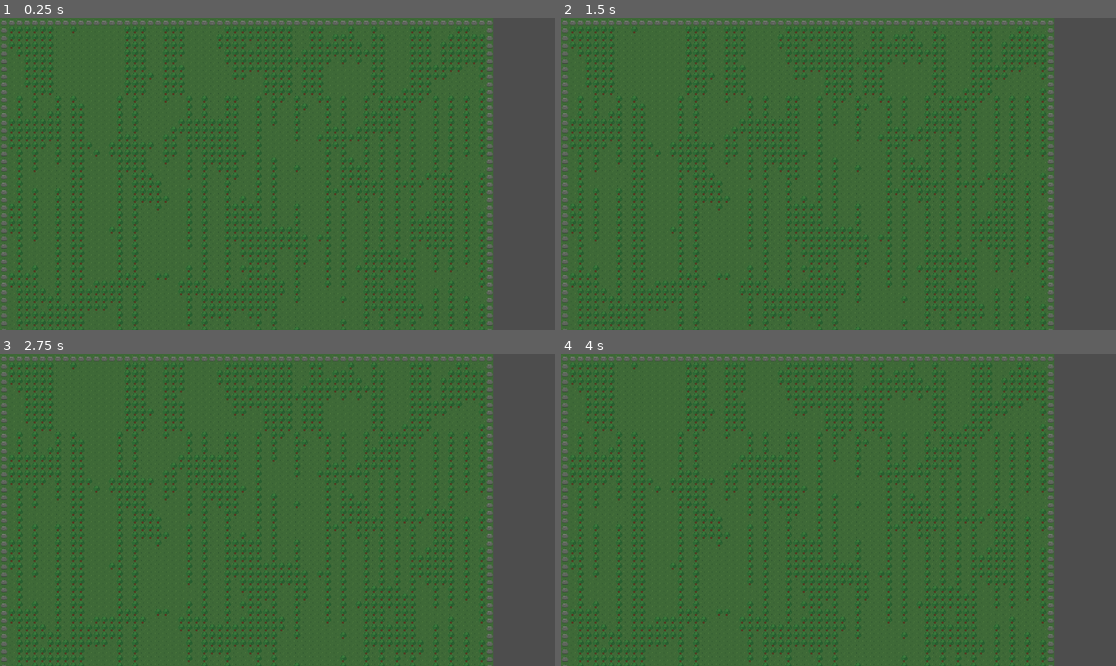
Above: before the commit, frames 1-4 (two rows, left to right).
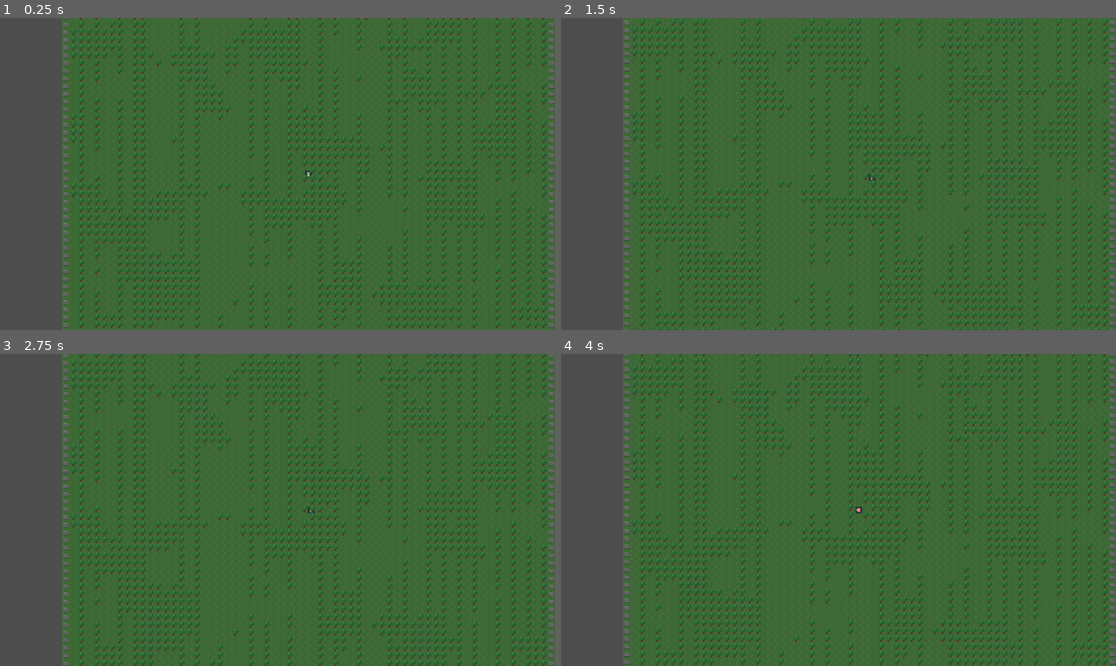
Above: after the commit, the same moments.

Repository: Maddiplomat/Project-alchemy
Game: Godot game, scene res://scenes/World.tscn
Same seed, same stepped clock (60 frames per second), same inputs: the game is played once before the commit and once after it.
Inputs (mouse positions are in pixels of both pictures, inside the frame that each line leads up to):
- Up to frame 1 (0.25 s): no input
- Up to frame 2 (1.5 s): tap Enter at 0.5 s; move the mouse to (960, 158) at 0.52 s; hold D (move_right) 0.53-1.28 s; hold E (interact, bound only after the commit) 0.53-1.28 s; click (960, 158) at 0.67 s; tap Space at 1.25 s; move the mouse to (727, 189) at 1.27 s; hold S (move_down) from 1.28 s (still down); tap E (interact, bound only after the commit) at 1.35 s
- Up to frame 3 (2.75 s): tap Enter at 2 s; move the mouse to (333, 441) at 2.02 s; release S (move_down) at 2.03 s; hold D (move_right) from 2.03 s (still down); hold E (interact, bound only after the commit) from 2.03 s (still down)
- Up to frame 4 (4 s): tap Space at 2.75 s; move the mouse to (810, 572) at 2.77 s; release D (move_right) at 2.78 s; release E (interact, bound only after the commit) at 2.78 s; hold W (move_up) 2.78-3.53 s; tap E (interact, bound only after the commit) at 2.85 s; click (810, 572) at 2.92 s; move the mouse to (1005, 556) at 3.52 s; hold A (move_left) from 3.53 s (still down); hold E (interact, bound only after the commit) from 3.53 s (still down)

The runs differ from the first frame. In frame 1, 31% of the frame differs, in the area x 0-100%, y 0-100%; in frame 2, 27%; in frame 3, 31%; in frame 4, 31%.

Commit message:
Add element pickup interaction

Diff:
--- a/project.godot
+++ b/project.godot
@@ -54,6 +54,11 @@
 , Object(InputEventKey,"resource_local_to_scene":false,"resource_name":"","device":0,"window_id":0,"alt_pressed":false, …(185 unchanged characters)…
 ])
 }
+interact={
+"deadzone": 0.5,
+"events": Array[InputEvent]([Object(InputEventKey,"resource_local_to_scene":false,"resource_name":"","device":0,"window_id":0,"alt_pressed":false,"shift_pressed":false,"ctrl_pressed":false,"meta_pressed":false,"pressed":false,"keycode":69,"physical_keycode":69,"key_label":69,"unicode":101,"location":0,"echo":false,"script":null)
+])
+}
 
 [physics]
 
--- a/scenes/ElementPickup.tscn
+++ b/scenes/ElementPickup.tscn
@@ -1,5 +1,26 @@
-[gd_scene format=3]
+[gd_scene format=3 uid="uid://d1r5lm770s0sc"]
 
-[node name="ElementPickup" type="Area2D"]
+[ext_resource type="Script" uid="uid://cloa3xcrjo7sr" path="res://scripts/ElementPickup.gd" id="1_518e3"]
 
-[node name="Sprite2D" type="Sprite2D" parent="."]
+[sub_resource type="RectangleShape2D" id="RectangleShape2D_vpl80"]
+size = Vector2(12, 12)
+
+[node name="ElementPickup" type="Area2D" unique_id=1542228159]
+script = ExtResource("1_518e3")
+collision_layer = 0
+collision_mask = 1
+
+[node name="Sprite2D" type="Sprite2D" parent="." unique_id=1982428542]
+texture_filter = 1
+
+[node name="CollisionShape2D" type="CollisionShape2D" parent="."]
+shape = SubResource("RectangleShape2D_vpl80")
+
+[node name="PromptLabel" type="Label" parent="."]
+visible = false
+offset_left = -24.0
+offset_top = -22.0
+offset_right = 24.0
+offset_bottom = -6.0
+text = "Press E"
+horizontal_alignment = 1
--- a/scenes/Player.tscn
+++ b/scenes/Player.tscn
@@ -5,8 +5,14 @@
 [ext_resource type="Script" uid="uid://d4mhxiqnf6cxf" path="res://scripts/PlayerAnimationStateMachine.gd" id="3_3li8b"]
 [ext_resource type="Script" uid="uid://dfmk1jvfvpfj2" path="res://scripts/PlayerCameraController.gd" id="4_jmcn4"]
 
+[sub_resource type="RectangleShape2D" id="RectangleShape2D_7yryn"]
+size = Vector2(12, 12)
+
 [node name="Player" type="CharacterBody2D" unique_id=297416554]
 script = ExtResource("1_p0vlq")
+
+[node name="CollisionShape2D" type="CollisionShape2D" parent="."]
+shape = SubResource("RectangleShape2D_7yryn")
 
 [node name="Camera2D" type="Camera2D" parent="." unique_id=1569599526]
 script = ExtResource("4_jmcn4")
--- a/scenes/World.tscn
+++ b/scenes/World.tscn
@@ -1,7 +1,8 @@
-[gd_scene load_steps=3 format=4]
+[gd_scene format=4 uid="uid://dse4mn6qgavfq"]
 
-[ext_resource type="TileSet" path="res://assets/tilesets/forest_16x16.tres" id="1_kqs1s"]
+[ext_resource type="TileSet" uid="uid://dtioyuhcvq6ca" path="res://assets/tilesets/forest_16x16.tres" id="1_kqs1s"]
 [ext_resource type="Script" uid="uid://bfxjpw77wdrga" path="res://scripts/WorldGen.gd" id="2_nvi4h"]
+[ext_resource type="PackedScene" uid="uid://cxfen0v27oux3" path="res://scenes/Player.tscn" id="3_7g83o"]
 
 [node name="World" type="Node2D" unique_id=1488050509]
 script = ExtResource("2_nvi4h")
@@ -24,3 +25,6 @@
 tile_set = ExtResource("1_kqs1s")
 
 [node name="ElementSpawnSystem" type="Node2D" parent="." unique_id=1729565649]
+
+[node name="Player" parent="." unique_id=297416554 instance=ExtResource("3_7g83o")]
+position = Vector2(512, 512)
--- /dev/null
+++ b/scripts/ElementPickup.gd
@@ -0,0 +1,109 @@
+extends Area2D
+
+signal picked_up(item_data: Dictionary, quantity: int)
+
+static var _shape_logged := false
+
+@export var element_id: StringName = &""
+@export var pickup_quantity := 1
+
+@onready var prompt_label := $PromptLabel as Label
+@onready var collision_shape := $CollisionShape2D as CollisionShape2D
+
+var _player_in_range: CharacterBody2D = null
+
+
+func _ready() -> void:
+	prompt_label.visible = false
+	body_entered.connect(_on_body_entered)
+	body_exited.connect(_on_body_exited)
+
+	var inventory_callable := Callable(InventoryManager, "receive_world_pickup")
+	if not picked_up.is_connected(inventory_callable):
+		picked_up.connect(inventory_callable)
+
+	_log_shape_size_once()
+
+
+func _unhandled_input(event: InputEvent) -> void:
+	if _player_in_range == null or not prompt_label.visible:
+		return
+
+	if event.is_action_pressed("interact"):
+		_attempt_pickup()
+
+
+func _on_body_entered(body: Node) -> void:
+	if not body is CharacterBody2D:
+		return
+
+	_player_in_range = body
+	prompt_label.visible = true
+
+
+func _on_body_exited(body: Node) -> void:
+	if body != _player_in_range:
+		return
+
+	_player_in_range = null
+	prompt_label.visible = false
+
+
+func _attempt_pickup() -> void:
+	var item_data := _get_pickup_item_data()
+	if item_data.is_empty():
+		return
+
+	if not InventoryManager.can_add_item(item_data, pickup_quantity):
+		return
+
+	picked_up.emit(item_data, pickup_quantity)
+	prompt_label.visible = false
+	queue_free()
+
+
+func _get_pickup_item_data() -> Dictionary:
+	var resolved_element_id := element_id
+	if resolved_element_id.is_empty():
+		resolved_element_id = get_meta(&"element_id", &"")
+
+	if resolved_element_id.is_empty():
+		return {}
+
+	var item_data := ElementDatabase.get_element(resolved_element_id)
+	if item_data.is_empty():
+		return {}
+
+	item_data[&"category"] = InventoryManager.InventoryItemCategory.ELEMENT
+	item_data[&"risk_level"] = _to_inventory_risk_level(str(item_data.get(&"carrier_risk", "none")))
+	return item_data
+
+
+func _to_inventory_risk_level(risk_level_name: String) -> int:
+	match risk_level_name.to_lower():
+		"low":
+			return InventoryManager.InventoryRiskLevel.LOW
+		"medium":
+			return InventoryManager.InventoryRiskLevel.MEDIUM
+		"high":
+			return InventoryManager.InventoryRiskLevel.HIGH
+		"extreme":
+			return InventoryManager.InventoryRiskLevel.EXTREME
+		_:
+			return InventoryManager.InventoryRiskLevel.NONE
+
+
+func _log_shape_size_once() -> void:
+	if _shape_logged:
+		return
+
+	var rectangle_shape := collision_shape.shape as RectangleShape2D
+	if rectangle_shape == null:
+		return
+
+	var runtime := get_tree().root.get_node_or_null("MCPRuntime")
+	if runtime == null or not runtime.has_method("push_runtime_log"):
+		return
+
+	runtime.push_runtime_log("info", "ElementPickup collision size=%s extents=%s" % [rectangle_shape.size, rectangle_shape.size * 0.5])
+	_shape_logged = true
--- a/scripts/ElementSpawn.gd
+++ b/scripts/ElementSpawn.gd
@@ -104,6 +104,7 @@
 func _spawn_element(element_id: StringName, coords: Vector2i, ground_layer: TileMapLayer) -> void:
 	var pickup := ELEMENT_PICKUP_SCENE.instantiate()
 	pickup.name = "%s_%d_%d" % [element_id, coords.x, coords.y]
+	pickup.set(&"element_id", element_id)
 	pickup.set_meta(&"element_id", element_id)
 	pickup.set_meta(&"tile_coords", coords)
 	add_child(pickup)
--- a/scripts/InventoryManager.gd
+++ b/scripts/InventoryManager.gd
@@ -54,6 +54,10 @@
 	return true
 
 
+func receive_world_pickup(item_data: Dictionary, quantity: int = 1) -> bool:
+	return add_item(item_data, quantity)
+
+
 func remove_item(item_id: StringName, quantity: int = 1) -> bool:
 	if quantity <= 0 or not items.has(item_id):
 		return false
Not shown, added: scripts/ElementPickup.gd.uid
